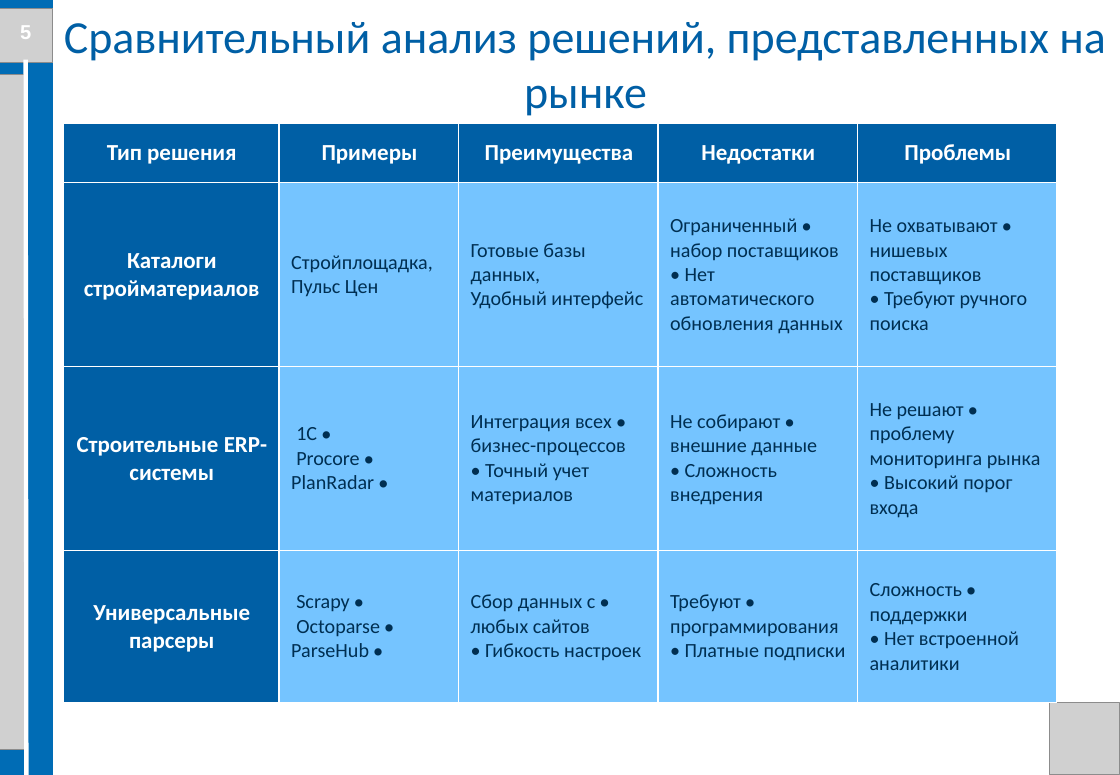
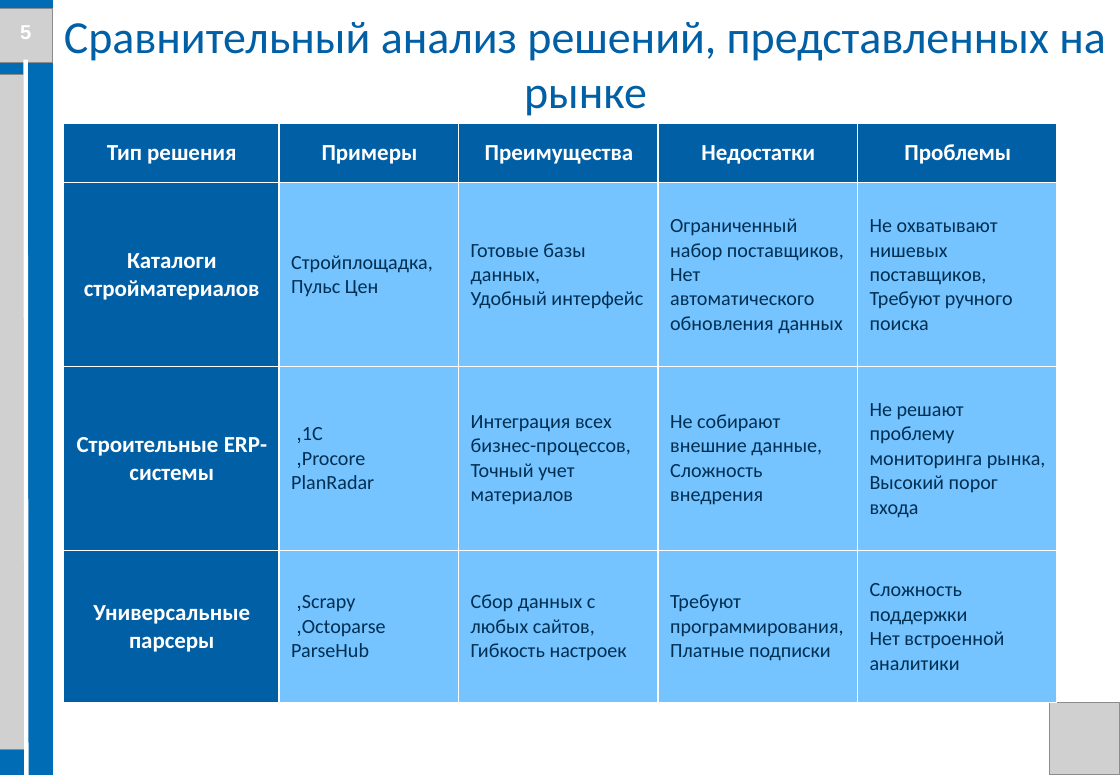
Before and after one commit to Evgenij1234/Diplom-work, a slide deck: slide 5 of Documents/Презентация диплома Семенов Е.А. БПЦ 21-01.pptx. Drawn at 1120x775 pixels with LibreOffice and Linux fonts; fonts in the diff are those of the drawing; grey boxes stand for pictures; background and template pictures are left out. Boxes give left, top, right and bottom in pixels: in the first picture for what was removed or moved away, otherwise in the second. Text is boxed around its words. In the diff, an @@ line names an element or a change of style, - is before the commit and + after.

```diff
--- a/Documents/Презентация диплома Семенов Е.А. БПЦ 21-01.pptx
+++ b/Documents/Презентация диплома Семенов Е.А. БПЦ 21-01.pptx
@@ table at box(63, 123, 1058, 703) @@
-row 2, column 4: • Ограниченный набор поставщиков • Нет автоматического обновления данных
+row 2, column 4: Ограниченный набор поставщиков, Нет автоматического обновления данных
-row 2, column 5: • Не охватывают нишевых поставщиков • Требуют ручного поиска
+row 2, column 5: Не охватывают нишевых поставщиков, Требуют ручного поиска
-row 3: Строительные ERP-системы | • 1С / • Procore / • PlanRadar | • Интеграция всех бизнес-процессов • Точный учет материалов | • Не собирают внешние данные • Сложность внедрения | • Не решают проблему мониторинга рынка • Высокий порог входа
+row 3: Строительные ERP-системы | 1С, / Procore, / PlanRadar | Интеграция всех бизнес-процессов, Точный учет материалов | Не собирают внешние данные, Сложность внедрения | Не решают проблему мониторинга рынка, Высокий порог входа
-row 4: Универсальные парсеры | • Scrapy / • Octoparse / • ParseHub | • Сбор данных с любых сайтов • Гибкость настроек | • Требуют программирования • Платные подписки | • Сложность поддержки • Нет встроенной аналитики
+row 4: Универсальные парсеры | Scrapy, / Octoparse, / ParseHub | Сбор данных с любых сайтов, Гибкость настроек | Требуют программирования, Платные подписки | Сложность поддержки Нет встроенной аналитики
```
